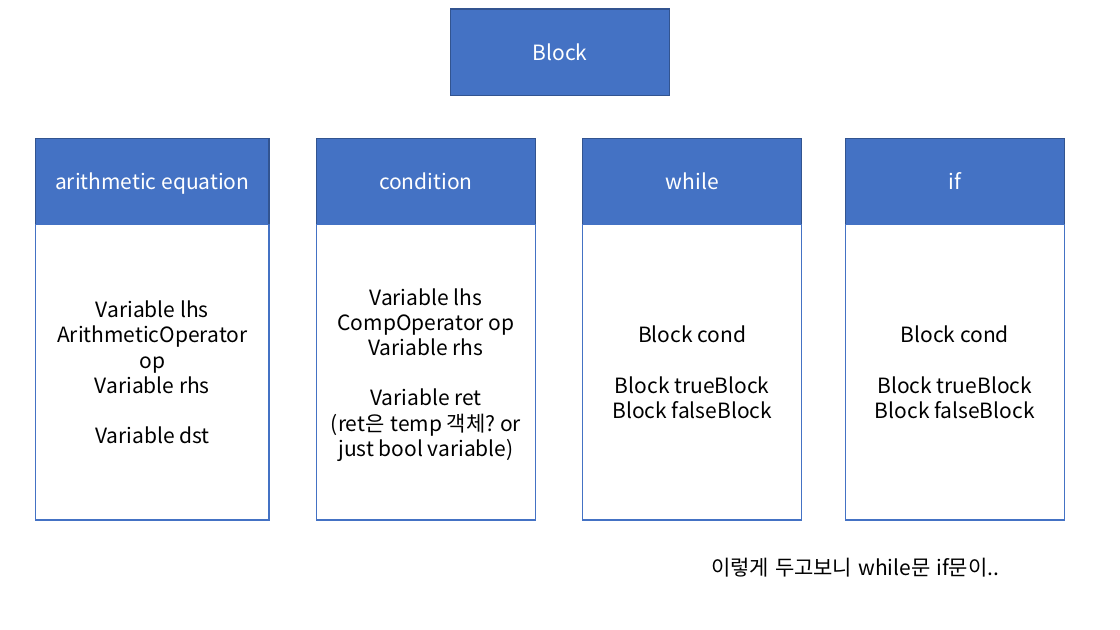
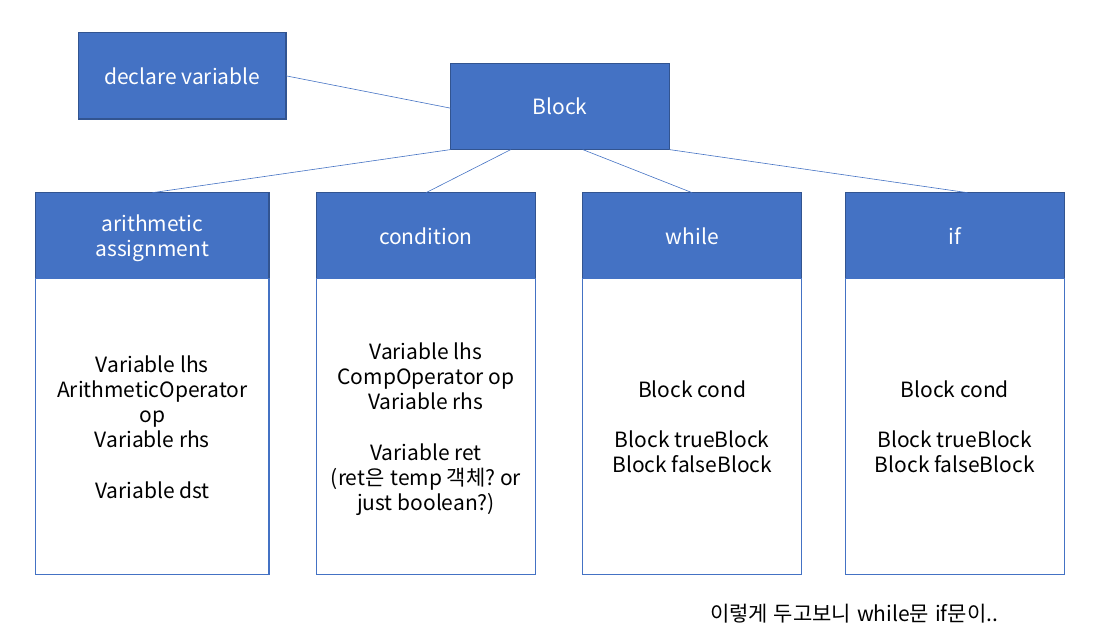
Before and after one commit to CAUnity/VRgorithm_Capstone_2201, a slide deck: slide 3 of documents/hierachy.pptx. Drawn at 1120x630 pixels with LibreOffice and Linux fonts; fonts in the diff are those of the drawing. Boxes give left, top, right and bottom in pixels: in the first picture for what was removed or moved away, otherwise in the second. Text is boxed around its words. In the diff, an @@ line names an element or a change of style, - is before the commit and + after.

```diff
--- a/documents/hierachy.pptx
+++ b/documents/hierachy.pptx
@@ rectangle added at (78, 33, 286, 119), fill #4472C4, outline #325491 1 pt, 18 pt, text #FFFFFF @@
+declare variable
@@ line added from (287, 76) to (450, 108), #4472C4 0.5 pt @@
@@ line added from (152, 192) to (450, 150), #4472C4 0.5 pt @@
@@ line added from (426, 192) to (511, 150), #4472C4 0.5 pt @@
@@ line added from (692, 192) to (583, 150), #4472C4 0.5 pt @@
@@ line added from (968, 192) to (670, 150), #4472C4 0.5 pt @@
@@ 9 rectangles: place and size @@
-9 rectangles at (35, 9, 1065, 520)
+9 rectangles at (35, 63, 1065, 575)
@@ text in rectangle at (96, 214, 210, 261): text changed @@
-arithmetic equation
+arithmetic assignment
@@ text in rectangle at (331, 467, 521, 515): text changed @@
-(ret은 temp 객체? or just bool variable)
+(ret은 temp 객체? or just boolean?)
@@ text "이렇게 두고보니 while문 if문이..": place and size @@
-text "이렇게 두고보니 while문 if문이.." at (711, 557, 999, 577)
+text "이렇게 두고보니 while문 if문이.." at (710, 603, 998, 623)
```
Also in this commit, not shown: 1 slide added, 1 slide removed.
